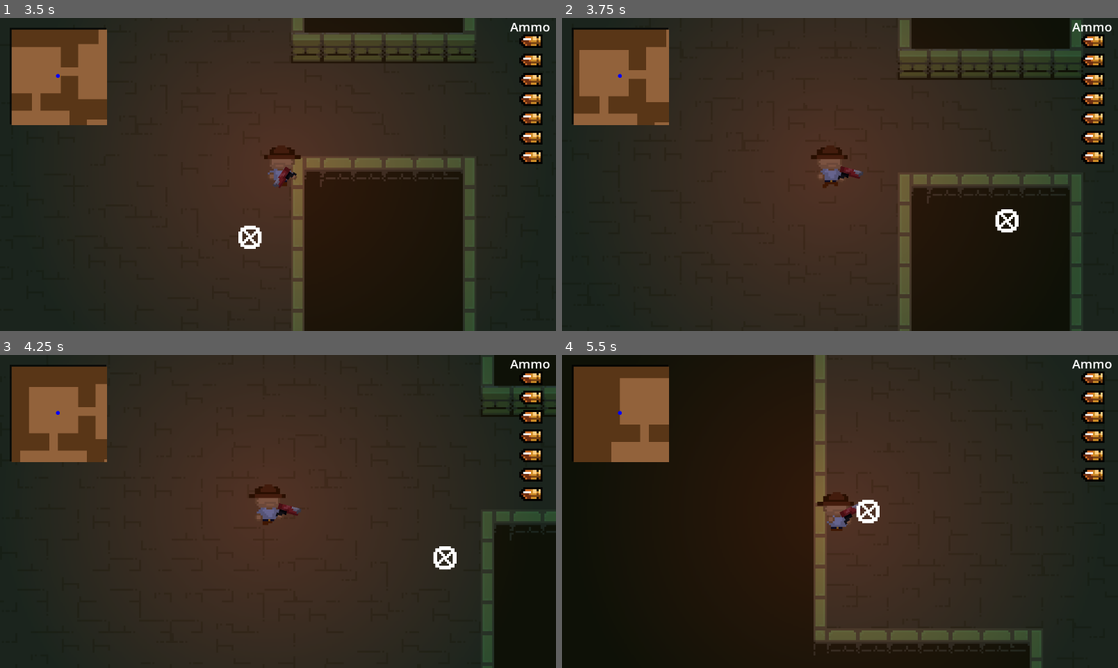
Above: before the commit, frames 1-4 (two rows, left to right).
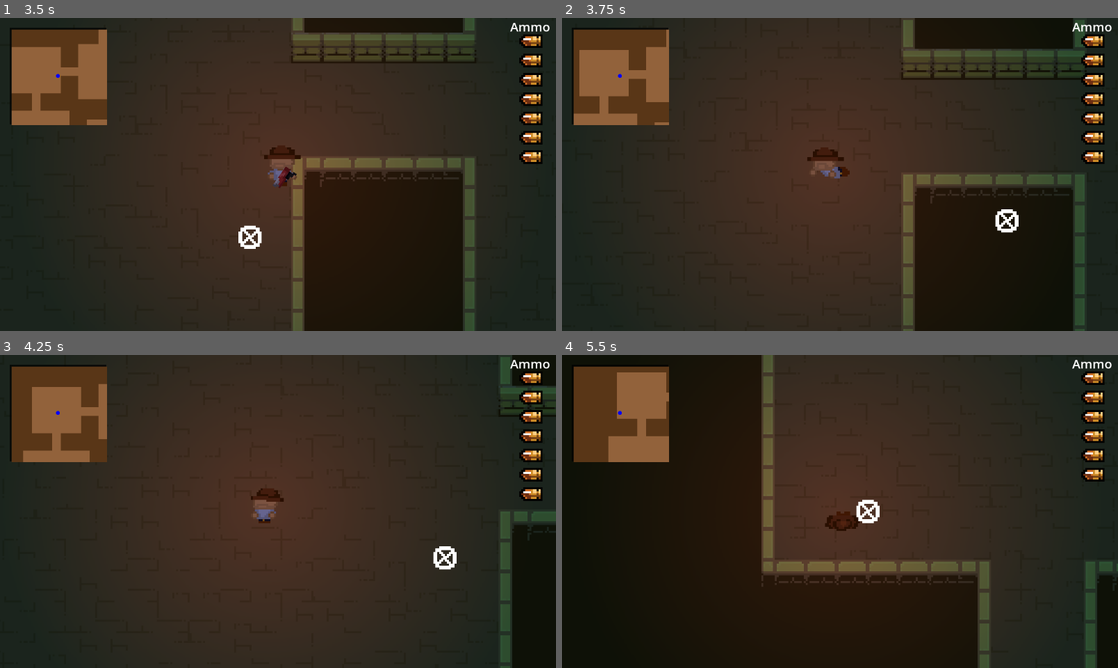
Above: after the commit, the same moments.

Repository: wonderdip/Guns-N-Gylphs
Game: Godot game, scene res://Scenes/World.tscn
Same seed, same stepped clock (60 frames per second), same inputs: the game is played once before the commit and once after it.
Inputs (mouse positions are in pixels of both pictures, inside the frame that each line leads up to):
- Up to frame 1 (3.5 s): tap Enter at 0.5 s; move the mouse to (400, 158) at 0.52 s; hold Right (move_right) 0.53-1.28 s; right-click (400, 158) at 0.6 s; move the mouse to (166, 190) at 1.27 s; hold Down (move_down) 1.28-2.03 s; right-click (166, 190) at 1.35 s; move the mouse to (333, 105) at 2.02 s; hold Right (move_right) 2.03-2.78 s; click (333, 105) at 2.1 s; right-click (333, 105) at 2.3 s; move the mouse to (250, 237) at 2.77 s; hold W (move_up) from 2.78 s (still down); right-click (250, 237) at 2.85 s
- Up to frame 2 (3.75 s): move the mouse to (1006, 221) at 3.52 s; release W (move_up) at 3.53 s; hold Left (move_left) from 3.53 s (still down); right-click (1006, 221) at 3.6 s
- Up to frame 3 (4.25 s): keep holding Left (move_left)
- Up to frame 4 (5.5 s): move the mouse to (673, 464) at 4.27 s; click (673, 464) at 4.35 s; right-click (673, 464) at 4.55 s; move the mouse to (867, 511) at 5.02 s; release Left (move_left) at 5.03 s; hold Down (move_down) from 5.03 s (still down); right-click (867, 511) at 5.1 s

Frame 1 is identical in both runs. In frame 2, 2.6% of the frame differs, in the area x 44-94%, y 0-100%; in frame 3, 3.2%; in frame 4, 14%, in the area x 8-100%, y 0-100%.

Commit message:
changed player

Diff:
--- a/Scenes/Player.tscn
+++ b/Scenes/Player.tscn
@@ -416,7 +416,7 @@
 Speed = 600
 Health = 5
 dodge_length = 0.66
-dodge_cooldown = 0.7
+dodge_cooldown = 0.3
 dodge_invincibility_length = 0.6
 
 [node name="HurtBox" type="Area2D" parent="."]
--- a/Scripts/Player.gd
+++ b/Scripts/Player.gd
@@ -74,6 +74,7 @@
 	hand_visibility()
 
 func start_dodge(direction: Vector2):
+
 	dodging = true
 	can_dodge = false
 	dodge_timer = dodge_length
